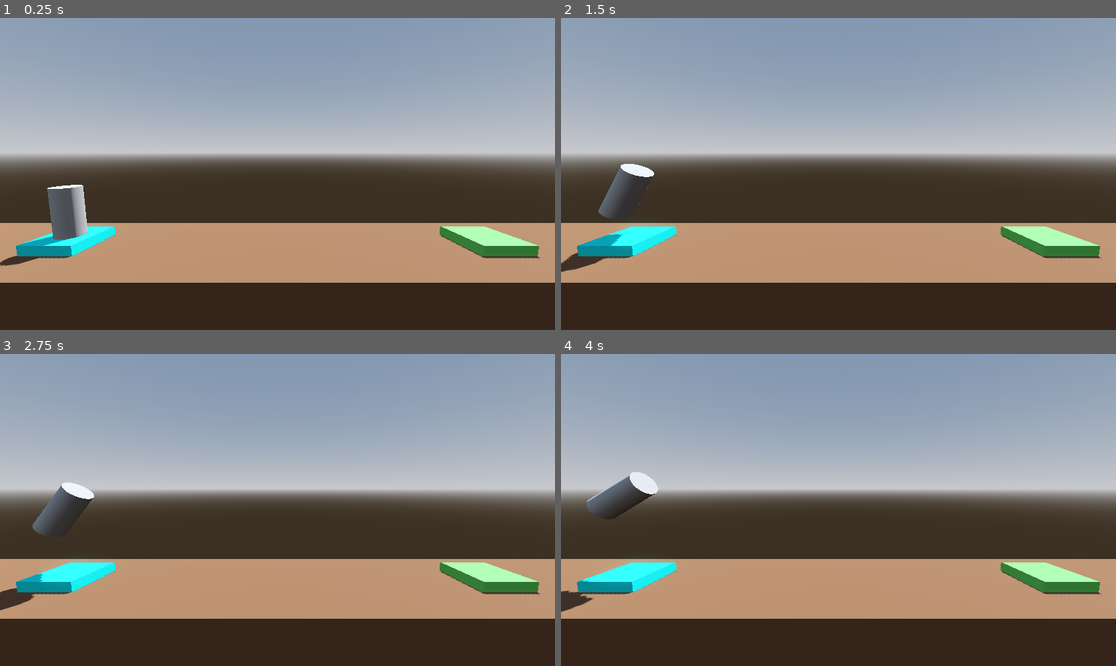
Above: before the commit, frames 1-4 (two rows, left to right).
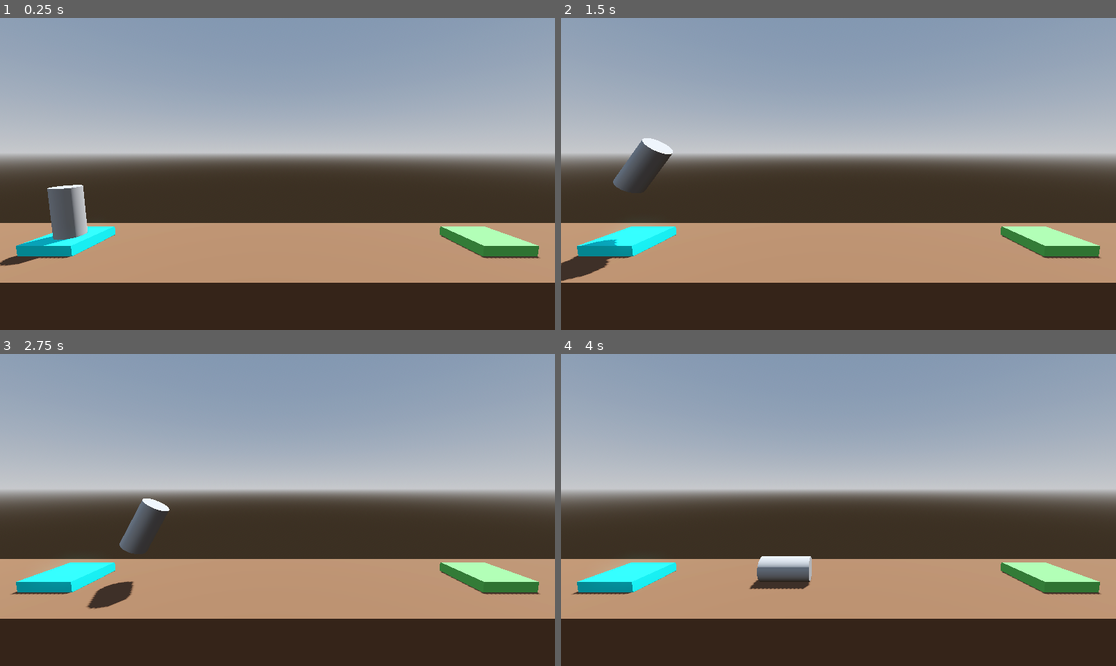
Above: after the commit, the same moments.

Repository: BlueLumin/project-boost
Game: Godot game, scene res://level/level.tscn
Same seed, same stepped clock (60 frames per second), same inputs: the game is played once before the commit and once after it. Before the commit the project has no main scene; this scene is started directly in both runs.
Inputs:
- Up to frame 1 (0.25 s): no input
- Up to frame 2 (1.5 s): hold D (right) 0.53-1.28 s; hold Space (spacebar) 0.53-1.28 s; hold A (left) from 1.28 s (still down); tap Space (spacebar) at 1.35 s
- Up to frame 3 (2.75 s): release A (left) at 2.03 s; hold D (right) from 2.03 s (still down); hold Space (spacebar) from 2.03 s (still down)
- Up to frame 4 (4 s): release Space (spacebar) at 2.78 s; tap Space (spacebar) at 2.85 s; release D (right) at 3.53 s; hold A (left) from 3.53 s (still down); hold Space (spacebar) from 3.53 s (still down)

The runs differ from the first frame. In frame 1, less than 0.1% of the frame differs, in the area x 8-16%, y 53-68%; in frame 2, 1.4%; in frame 3, 2.1%; in frame 4, 2.2%, in the area x 0-46%, y 37-83%.

Commit message:
Player Movement

Diff:
--- a/player/player.gd
+++ b/player/player.gd
@@ -1,13 +1,13 @@
-extends Node3D
+extends RigidBody3D
 class_name Player
 
 
 func _process(delta: float) -> void:
 	if Input.is_action_pressed("spacebar"):
-		position.y += delta
+		apply_central_force(basis.y * delta * 1000.0)
 
 	if Input.is_action_pressed("left"):
-		rotate_z(delta)
+		apply_torque(Vector3(0.0, 0.0, 100.0 * delta))
 
 	if Input.is_action_pressed("right"):
-		rotate_z(-delta)
+		apply_torque(Vector3(0.0, 0.0, -100.0 * delta))
--- a/player/player.tscn
+++ b/player/player.tscn
@@ -1,11 +1,21 @@
-[gd_scene load_steps=3 format=3 uid="uid://cgrutbq8t27wv"]
+[gd_scene load_steps=4 format=3 uid="uid://cgrutbq8t27wv"]
 
 [ext_resource type="Script" path="res://player/player.gd" id="1_10mri"]
 
 [sub_resource type="CylinderMesh" id="CylinderMesh_syrba"]
 
-[node name="Player" type="Node3D"]
+[sub_resource type="CylinderShape3D" id="CylinderShape3D_ag0uo"]
+
+[node name="Player" type="RigidBody3D"]
+axis_lock_linear_z = true
+axis_lock_angular_x = true
+axis_lock_angular_y = true
+linear_damp = 1.0
+angular_damp = 3.0
 script = ExtResource("1_10mri")
 
 [node name="BodyMesh" type="MeshInstance3D" parent="."]
 mesh = SubResource("CylinderMesh_syrba")
+
+[node name="CollisionShape3D" type="CollisionShape3D" parent="."]
+shape = SubResource("CylinderShape3D_ag0uo")
--- a/project.godot
+++ b/project.godot
@@ -11,6 +11,7 @@
 [application]
 
 config/name="Project Boost"
+run/main_scene="res://level/level.tscn"
 config/features=PackedStringArray("4.3", "Forward Plus")
 config/icon="res://icon.svg"
 
